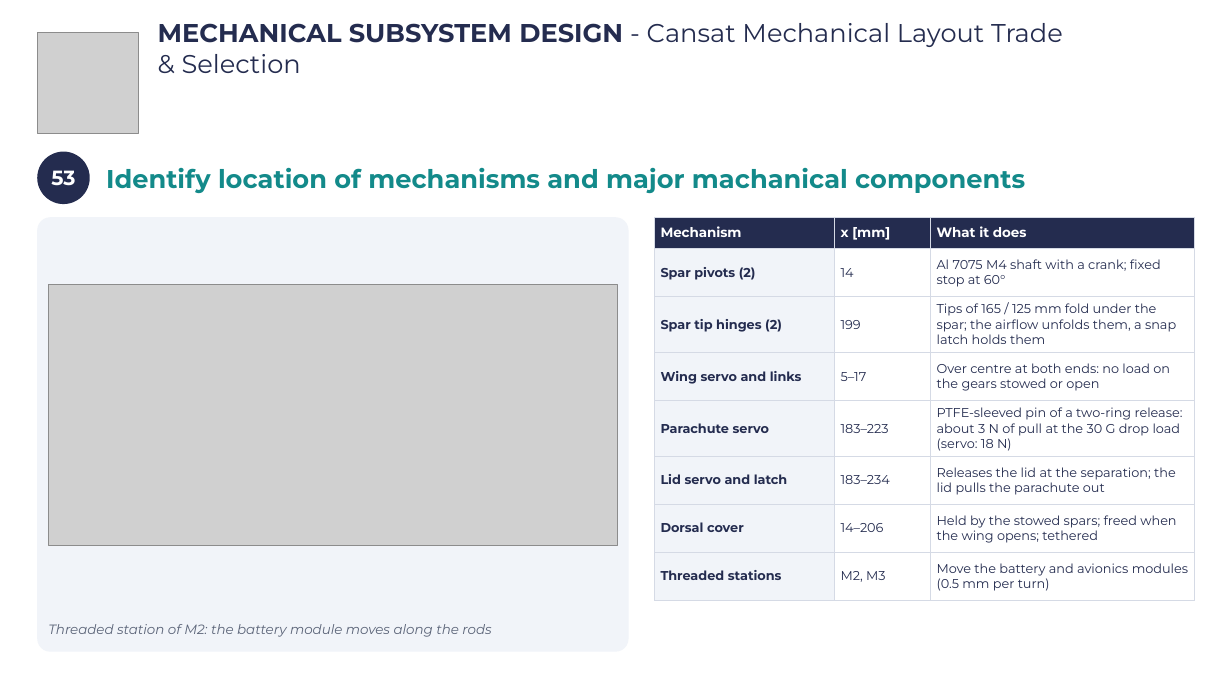
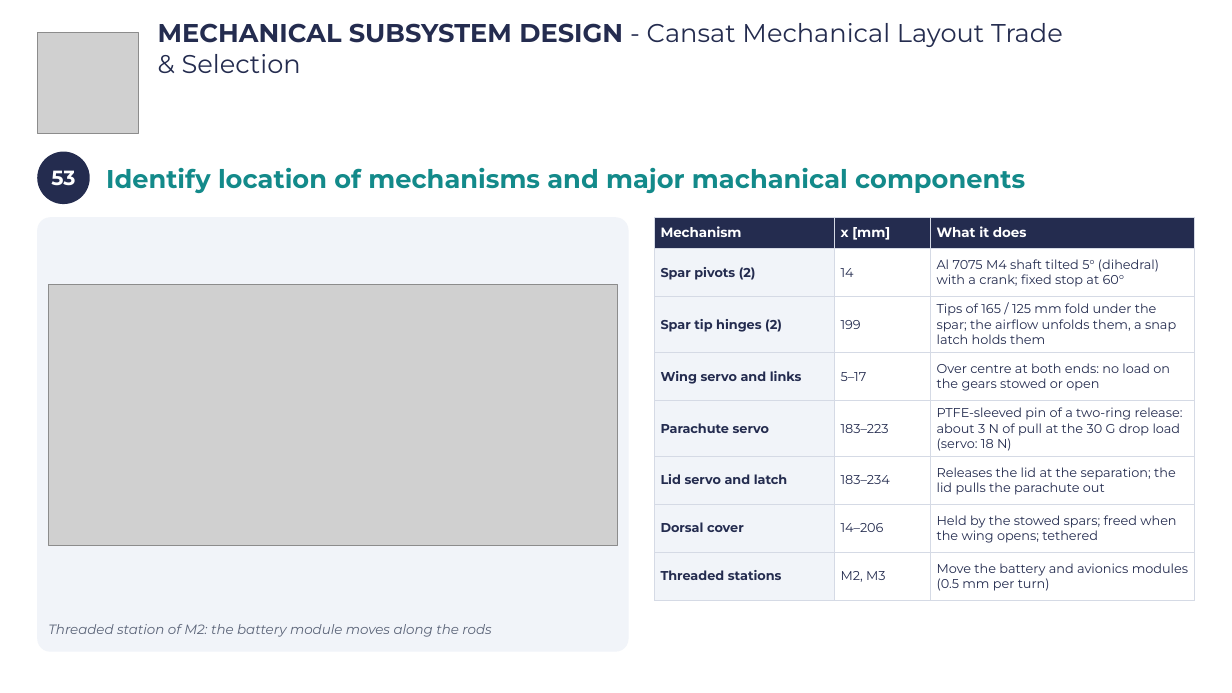
Before and after one commit to Caetano18/proyecto, a slide deck: slide 56 of cansat_pdr/laminas_plantilla/CanSat_PDR_Hermes_V2.pptx. Drawn at 1232x693 pixels with LibreOffice and Linux fonts; fonts in the diff are those of the drawing; grey boxes stand for pictures; background and template pictures are left out. Boxes give left, top, right and bottom in pixels: in the first picture for what was removed or moved away, otherwise in the second. Text is boxed around its words. In the diff, an @@ line names an element or a change of style, - is before the commit and + after.

```diff
--- a/cansat_pdr/laminas_plantilla/CanSat_PDR_Hermes_V2.pptx
+++ b/cansat_pdr/laminas_plantilla/CanSat_PDR_Hermes_V2.pptx
@@ table at (654, 217, 1195, 595) @@
-row 2, column 3: Al 7075 M4 shaft with a crank; fixed stop at 60°
+row 2, column 3: Al 7075 M4 shaft tilted 5° (dihedral) with a crank; fixed stop at 60°
```
Also in this commit, not shown: 2 other slides changed, 2 other files.
